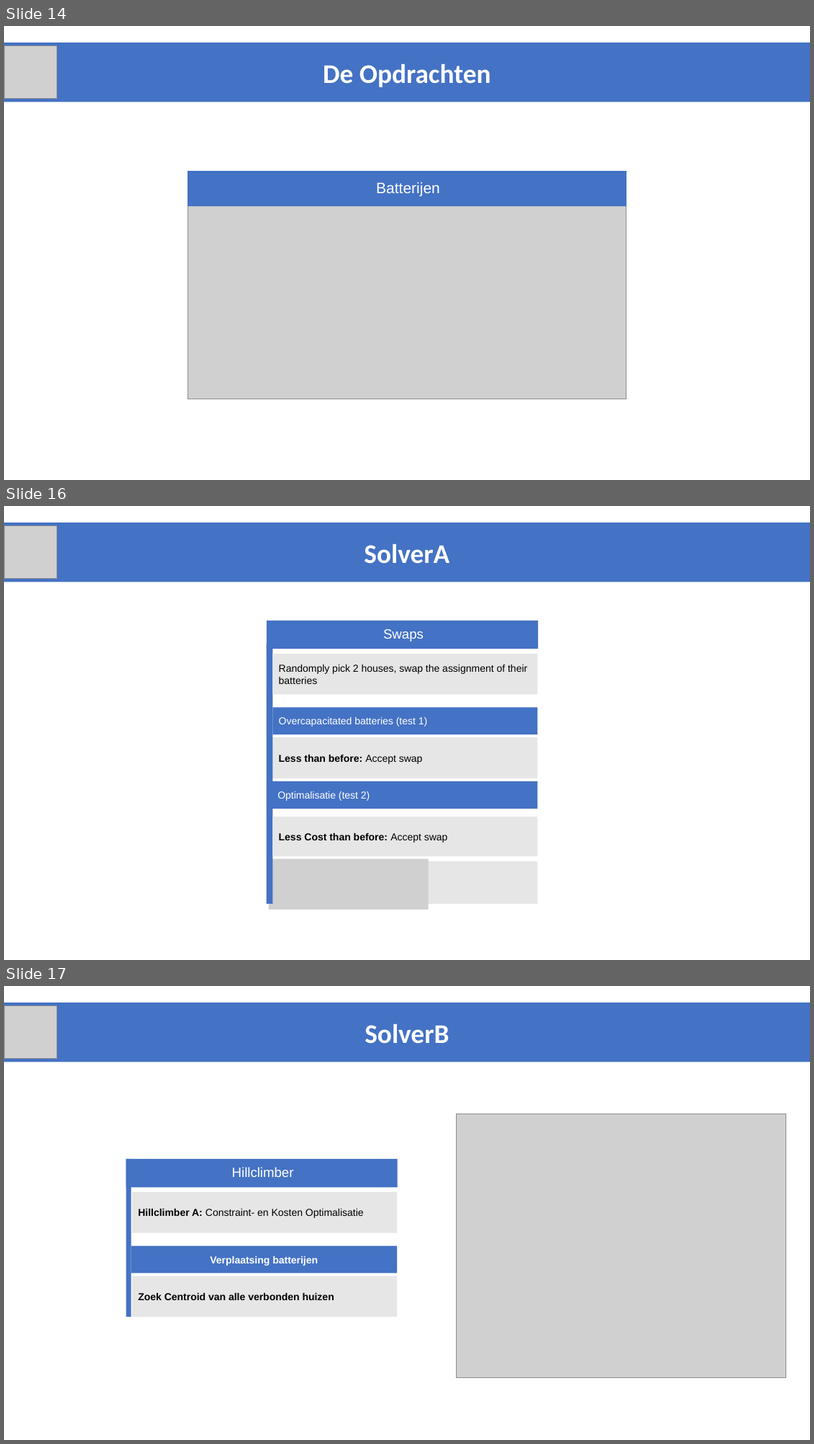
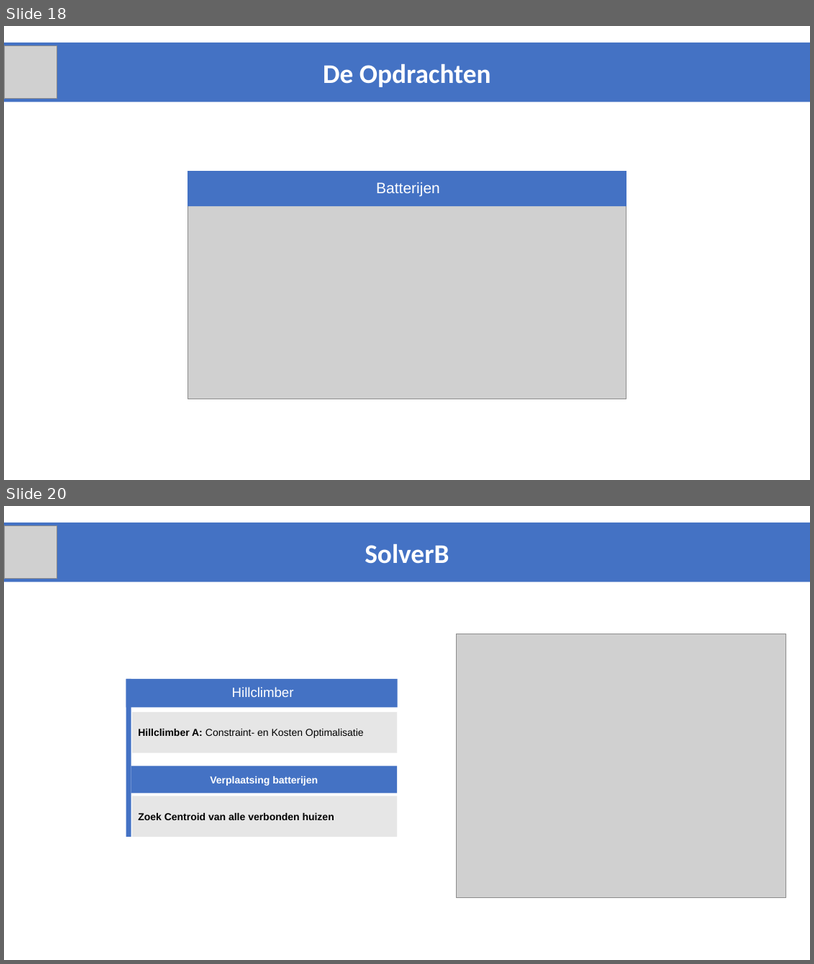
Before and after one commit to JappaB/Advanced-Heuristics, a slide deck: resultaten/Resultaten na goede Hillclimber/Smartgrids_2017_advancedHeuristics_VerdeniusBakker/Final Presentation.pptx. Shown one above the other, each under a label of ours: slides 14, 16 and 17 before the commit, slides 18 and 20 after it; the slides between them are not shown. The pictures are 814x1444 and 814x964 pixels, drawn with LibreOffice and Linux fonts; fonts in the diff are those of the drawing; grey boxes stand for pictures. Boxes give left, top, right and bottom in pixels: in the first picture for what was removed or moved away, otherwise in the second. Text is boxed around its words. In the diff, an @@ line names an element or a change of style, - is before the commit and + after.

```diff
--- a/resultaten/Resultaten na goede Hillclimber/Smartgrids_2017_advancedHeuristics_VerdeniusBakker/Final Presentation.pptx
+++ b/resultaten/Resultaten na goede Hillclimber/Smartgrids_2017_advancedHeuristics_VerdeniusBakker/Final Presentation.pptx
@@ slide 16 removed at (x1=4, y1=506, x2=810, y2=960), background #FFFFFF @@
@@ rectangle removed at (x1=4, y1=523, x2=810, y2=582) @@
-SolverA
@@ picture removed at (x1=4, y1=526, x2=57, y2=579) @@
@@ group removed at (x1=267, y1=620, x2=538, y2=909): 8 rectangles, 1 picture @@
-Swaps
-Overcapacitated batteries (test 1)
-Less than before: Accept swap
-Optimalisatie (test 2)
-Less Cost than before: Accept swap
-Randomply pick 2 houses, swap the assignment of their batteries
@@ what was slide 14 is now slide 18 @@
@@ what was slide 17 is now slide 20 @@
```
Also in this commit, not shown: 7 slides changed, 6 slides added, 4 other slides removed, 23 other files.
